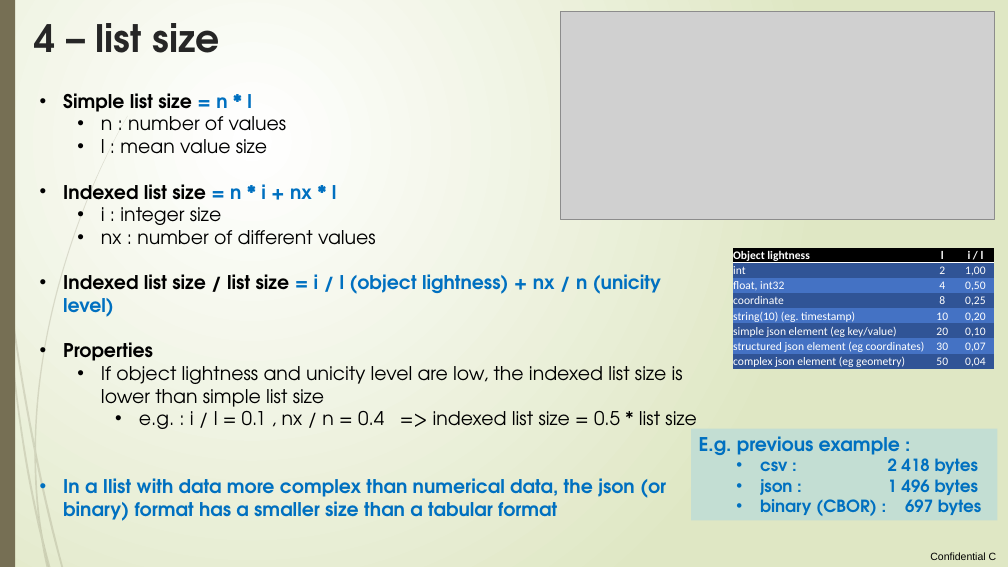
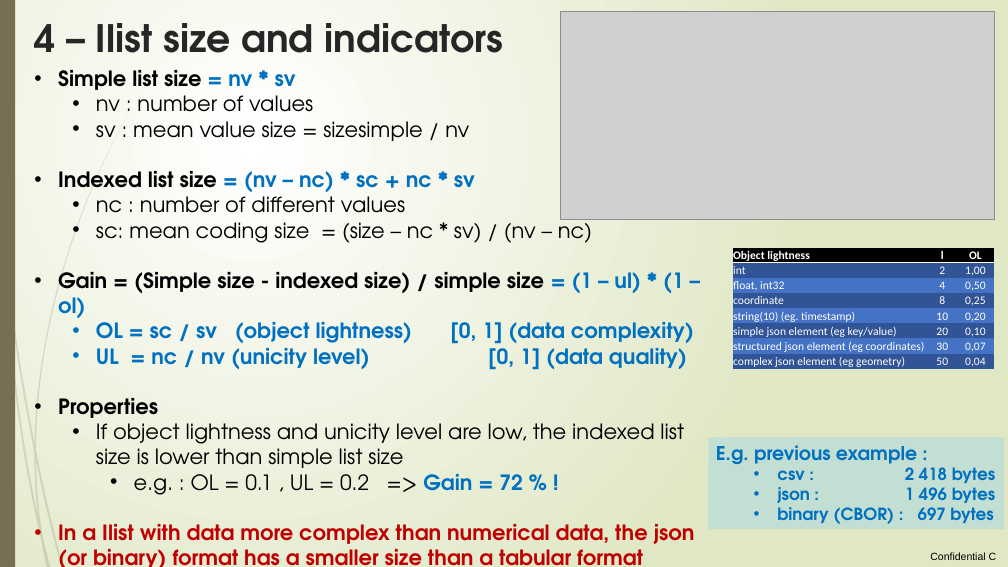
Before and after one commit to loco-philippe/Environmental-Sensing, a slide deck: slide 29 of documentation/ilist_technical.pptx (slide 19 before the commit). Drawn at 1008x567 pixels with LibreOffice and Linux fonts; fonts in the diff are those of the drawing; grey boxes stand for pictures. Boxes give left, top, right and bottom in pixels: in the first picture for what was removed or moved away, otherwise in the second. Text is boxed around its words. In the diff, an @@ line names an element or a change of style, - is before the commit and + after.

```diff
--- a/documentation/ilist_technical.pptx
+++ b/documentation/ilist_technical.pptx
@@ title at bbox=[35, 23, 503, 53]: text changed @@
-4 – list size
+4 – Ilist size and indicators
@@ text "Simple list size = nv ...": place and size @@
-text "Simple list size = nv ..." at bbox=[63, 93, 696, 521]
+text "Simple list size = nv ..." at bbox=[58, 70, 695, 567]
@@ text at bbox=[58, 70, 694, 370]: text changed; size 18 to 20 pt @@
-• Simple list size = n * l
-  • n : number of values
-  • l : mean value size
-• Indexed list size = n * i + nx * l
-  • i : integer size
-  • nx : number of different values
-• Indexed list size / list size = i / l (object lightness) + nx / n (unicity level)
+• Simple list size = nv * sv
+  • nv : number of values
+  • sv : mean value size = sizesimple / nv
+• Indexed list size = (nv – nc) * sc + nc * sv
+  • nc : number of different values
+  • sc: mean coding size = (size – nc * sv) / (nv – nc)
+• Gain = (Simple size - indexed size) / simple size = (1 – ul) * (1 – ol)
+  • OL = sc / sv (object lightness) [0, 1] (data complexity)
+  • UL = nc / nv (unicity level) [0, 1] (data quality)
@@ table at bbox=[733, 248, 995, 371] @@
-row 1, column 3: i / l
+row 1, column 3: OL
@@ text at bbox=[58, 398, 695, 567]: size 18 to 20 pt in "Properties", "If object lightness and unicity level are ...", "In a Ilist with data more complex ..."; text colour #0070C0 to #C00000 in "In a Ilist with data more complex ..." @@
@@ rectangle "E.g. previous example :": place and size @@
-rectangle "E.g. previous example :" at bbox=[691, 429, 997, 520]
+rectangle "E.g. previous example :" at bbox=[709, 438, 1004, 529]
@@ text at bbox=[134, 474, 523, 495]: text changed; size 18 to 20 pt @@
-    • e.g. : i / l = 0.1 , nx / n = 0.4 => indexed list size = 0.5 * list size
+    • e.g. : OL = 0.1 , UL = 0.2 => Gain = 72 % !
```
Also in this commit, not shown: 14 other slides changed, 12 slides added, 3 slides removed, 21 other files.
